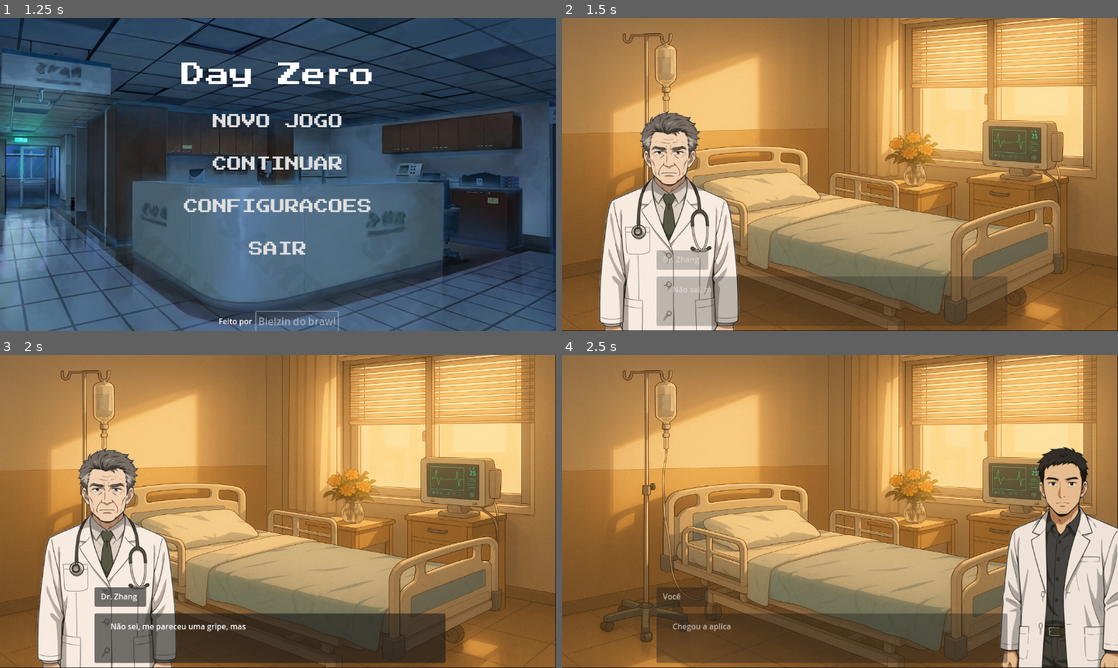
Above: before the commit, frames 1-4 (two rows, left to right).
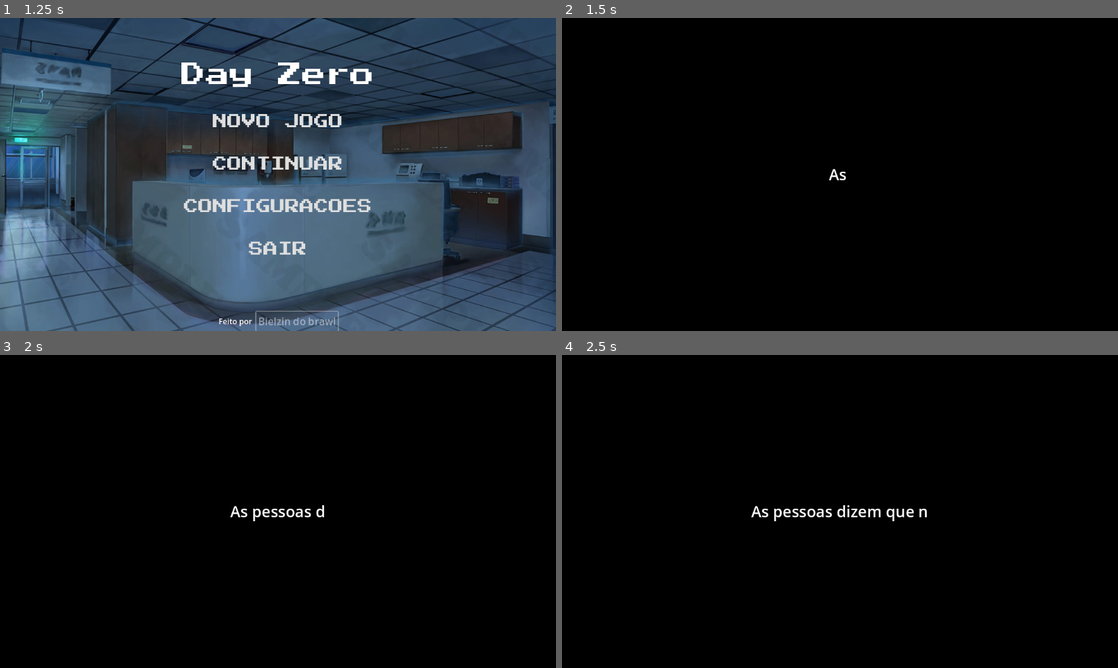
Above: after the commit, the same moments.

Repository: pmas98/Trabalho-Unifor-Jogos
Game: Godot game, scene res://Menu/Menu.tscn
Same seed, same stepped clock (60 frames per second), same inputs: the game is played once before the commit and once after it.
Inputs (mouse positions are in pixels of both pictures, inside the frame that each line leads up to):
- Up to frame 1 (1.25 s): click "Bielzin do brawl" at 0.5 s
- Up to frame 2 (1.5 s): click "CONTINUAR" at 1.25 s
- Up to frame 3 (2 s): no input
- Up to frame 4 (2.5 s): tap Enter (ui_accept) at 2, 2.27 s; move the mouse to (962, 495) at 2.02 s; click (962, 495) at 2.17 s

Frame 1 is identical in both runs. In frame 2, 100% of the frame differs, in the area x 0-100%, y 0-100%; in frame 3, 100%; in frame 4, 100%.

Commit message:
Enhance Chapter 1 dialogue and minigame features
- Added new highlighted scenes in dialogues.json with corresponding text and audio.
- Updated chapter_1.gd to manage highlight elements and scene transitions more effectively.
- Improved UI layout in Chapter1.tscn for the highlight label and background.
- Translated key dialogue text in the symptoms minigame for better localization.
- Refined logic for transitioning between highlighted scenes and minigames based on player interactions.

Diff:
--- a/Chapters/Chapter1/Chapter1.tscn
+++ b/Chapters/Chapter1/Chapter1.tscn
@@ -28,49 +28,40 @@
 [node name="DialogueBase" parent="." instance=ExtResource("1_oljnv")]
 
 [node name="HighlightLabel" type="Control" parent="."]
+visible = false
 layout_mode = 1
 anchors_preset = 15
 anchor_right = 1.0
 anchor_bottom = 1.0
 grow_horizontal = 2
 grow_vertical = 2
+mouse_filter = 1
 
 [node name="ColorRect" type="ColorRect" parent="HighlightLabel"]
-z_index = -1
 layout_mode = 1
 anchors_preset = 15
 anchor_right = 1.0
 anchor_bottom = 1.0
 grow_horizontal = 2
 grow_vertical = 2
-color = Color(0, 0, 0, 0.8)
+color = Color(0, 0, 0, 1)
 
-[node name="CenterContainer" type="CenterContainer" parent="HighlightLabel"]
+[node name="Label" type="Label" parent="HighlightLabel"]
 layout_mode = 1
-anchors_preset = 15
-anchor_right = 1.0
-anchor_bottom = 1.0
+anchors_preset = 8
+anchor_left = 0.5
+anchor_top = 0.5
+anchor_right = 0.5
+anchor_bottom = 0.5
+offset_left = -400.0
+offset_top = -100.0
+offset_right = 400.0
+offset_bottom = 100.0
 grow_horizontal = 2
 grow_vertical = 2
-size_flags_horizontal = 6
-size_flags_vertical = 6
-
-[node name="MarginContainer" type="MarginContainer" parent="HighlightLabel/CenterContainer"]
-layout_mode = 2
-size_flags_horizontal = 6
-size_flags_vertical = 6
-theme_override_constants/margin_left = 40
-theme_override_constants/margin_top = 20
-theme_override_constants/margin_right = 40
-theme_override_constants/margin_bottom = 20
-
-[node name="Label" type="Label" parent="HighlightLabel/CenterContainer/MarginContainer"]
-custom_minimum_size = Vector2(400, 100)
-layout_mode = 2
-size_flags_horizontal = 6
-size_flags_vertical = 6
 theme_override_colors/font_color = Color(1, 1, 1, 1)
-theme_override_font_sizes/font_size = 20
+theme_override_font_sizes/font_size = 32
+text = "Text"
 horizontal_alignment = 1
 vertical_alignment = 1
 autowrap_mode = 2
--- a/Chapters/Chapter1/chapter_1.gd
+++ b/Chapters/Chapter1/chapter_1.gd
@@ -5,7 +5,9 @@
 @onready var save_system = get_node("/root/SaveSystem")
 @onready var background_node = $BackgroundGame
 @onready var interactive_background = $InteractiveBackground
-@onready var highlight_label = $HighlightLabel/CenterContainer/MarginContainer/Label  # Updated path to the label
+@onready var highlight_label = $HighlightLabel/Label  # Updated path to just the Label
+@onready var highlight_background = $HighlightLabel/ColorRect  # Add reference to background
+@onready var highlight_container = $HighlightLabel  # Add reference to container
 @onready var text_reveal_timer = $TextRevealTimer  # Add timer reference
 
 # Storage for all chapters/scenes parsed from JSON
@@ -39,20 +41,25 @@
 	dialogue.choice_made.connect(_on_choice_made)
 	interactive_background.area_clicked.connect(_on_interactive_area_clicked)
 
-	# Initialize highlight label
-	highlight_label.hide()
+	# Initialize highlight elements
+	highlight_container.hide()
+	highlight_label.text = ""
+
+	# Make sure the highlight container can receive input
+	highlight_container.mouse_filter = Control.MOUSE_FILTER_STOP
 
 	# Load saved game if exists
 	save_system.load_game()  # This loads the data into save_system's variables
 
 	# Check if we're returning from the minigame
 	if save_system.has_flag("completed_intro"):
-		# If we've completed the intro, start at scene 1
+		# If we've completed the intro, start at scene 1 (now this logic might need adjustment depending on where you want to return)
 		cur_chapter = save_system.current_chapter
-		cur_scene_id = 1
-		start_scene_by_id(1)
-	else:
-		# If we haven't completed the intro, start at scene 0
+		# We can decide where to continue after the minigame, for now, let's go to scene 2.
+		cur_scene_id = 2
+		start_scene_by_id(2)
+	else:
+		# If we haven't completed the intro, start at the saved scene or scene 0
 		if save_system.current_chapter >= 0 and save_system.current_scene_id >= 0:
 			cur_chapter = save_system.current_chapter
 			cur_scene_id = save_system.current_scene_id
@@ -82,16 +89,17 @@
 	dialogue.hide()
 	background_node.hide()
 
-	# Store the full text and reset reveal variables
+	# Set up text reveal
 	full_text = scene.get("text", "")
 	current_text_length = 0
+	highlight_label.text = ""
+	highlight_container.show()
+
+	# Make sure the highlight container can receive input
+	highlight_container.mouse_filter = Control.MOUSE_FILTER_STOP
+
+	# Start text reveal
 	is_revealing_text = true
-
-	# Configure highlight label
-	highlight_label.text = ""  # Start with empty text
-	highlight_label.show()
-
-	# Start the text reveal timer
 	text_reveal_timer.wait_time = reveal_speed
 	text_reveal_timer.start()
 
@@ -116,6 +124,17 @@
 	else:
 		text_reveal_timer.stop()
 		is_revealing_text = false
+		# The user can now click to continue, which will fire _on_dialogue_finished
+		# The old flag logic is kept as requested, setting the flag after the text is revealed.
+		if cur_scene_id == 1:
+			save_system.set_flag("completed_intro", true)
+			var save_info = {
+				"chapter": cur_chapter,
+				"scene_id": cur_scene_id,
+				"scene_path": "res://Chapters/Chapter1/Chapter1.tscn"
+			}
+			save_system.update_save_data(save_info)
+
 
 func start_scene_by_id(scene_id: int) -> void:
 	print("Starting scene with ID: ", scene_id)
@@ -147,7 +166,7 @@
 		return
 
 	# For non-highlighted scenes, proceed with normal dialogue
-	highlight_label.hide()
+	highlight_container.hide()
 	dialogue.show()
 	background_node.show()  # Make sure background is visible for normal scenes
 
@@ -176,119 +195,94 @@
 	save_system.update_save_data(save_info)
 
 func _on_dialogue_finished():
-	# If we're in a highlighted scene, we need to handle the click to continue
-	if find_scene_by_id(cur_scene_id).has("highlight") and find_scene_by_id(cur_scene_id)["highlight"] == true:
-		# Hide the highlight label
-		highlight_label.hide()
-		# Show the dialogue UI again for the next scene
-		dialogue.show()
-
 	print("Dialogue finished for scene: ", cur_scene_id)
 
-	# If we have a next scene ID set (from a choice), use that
+	var current_scene = find_scene_by_id(cur_scene_id)
+
+	# Se uma escolha foi feita, ela já definiu o next_scene_id.
 	if next_scene_id >= 0:
 		print("Using next scene from choice: ", next_scene_id)
 		start_scene_by_id(next_scene_id)
-		next_scene_id = -1  # Reset the next scene ID
-		return
-
-	# Get the current scene data
-	var current_scene = find_scene_by_id(cur_scene_id)
-
-	# Check for special scene transitions
+		next_scene_id = -1  # Reseta o ID da próxima cena
+		return
+
+	# Verifica se há uma "next_scene" definida no JSON para transições lineares.
 	if current_scene.has("next_scene"):
 		var next_scene = current_scene.next_scene
-		if next_scene is String and next_scene == "minigame_symptoms":
-			print("Transitioning to symptoms minigame")
-			# Set the flag indicating we've completed the intro
-			save_system.set_flag("completed_intro", true)
-			# Save current progress before transitioning
-			var save_info = {
-				"chapter": cur_chapter,
-				"scene_id": cur_scene_id,
-				"scene_path": "res://Chapters/Chapter1/Chapter1.tscn"
-			}
-			save_system.update_save_data(save_info)
-			# Change to the minigame scene
-			get_tree().change_scene_to_file("res://Minigames/symptoms.tscn")
-			return
-		elif next_scene is int:
+		if next_scene is int:
 			print("Using next scene from current scene: ", next_scene)
 			start_scene_by_id(next_scene)
 			return
 
-	# If the scene has interactive areas, don't auto-transition
-	# Wait for the player to click an area
+	# Se a cena tem áreas interativas, espera pela ação do jogador.
 	if current_scene.has("interactive_areas") and not current_scene["interactive_areas"].is_empty():
 		print("Scene has interactive areas, waiting for player input")
 		return
 
-	# Otherwise, try to find the next scene in sequence
-	# that matches our current path's requirements
-	var next_scene_id = cur_scene_id + 1
-	while true:
-		var next_scene = find_scene_by_id(next_scene_id)
-		if next_scene.is_empty():
-			print("No more scenes in sequence")
-			break
-
-		# Check if this scene has any requirements
-		if next_scene.has("requires_flag"):
-			# If we have the required flag, show this scene
-			if dialogue.active_flags.has(next_scene.requires_flag):
-				print("Found next valid scene with required flag: ", next_scene_id)
-				start_scene_by_id(next_scene_id)
-				return
-		else:
-			# If no requirements, show this scene
-			print("Found next valid scene without requirements: ", next_scene_id)
-			start_scene_by_id(next_scene_id)
-			return
-
-		next_scene_id += 1
-
+	# Lógica fallback para encontrar a próxima cena na sequência
+	var next_sequential_id = cur_scene_id + 1
+	# ... (o resto da função pode permanecer como está)
 func _on_choice_made(scene_id: int) -> void:
 	print("Choice made, transitioning to scene: ", scene_id)
 	next_scene_id = scene_id  # Store the next scene ID
 	start_scene_by_id(scene_id)
 
 func _on_interactive_area_clicked(area_id: String) -> void:
-	# If we're revealing text, clicking should show the full text immediately
+	# Se o texto estiver sendo revelado, o primeiro clique irá completá-lo instantaneamente.
 	if is_revealing_text:
-		highlight_label.text = full_text
 		text_reveal_timer.stop()
 		is_revealing_text = false
-		return
-
-	print("\n=== Interactive Area Clicked ===")
+		highlight_label.text = full_text
+		# Não retorne aqui. Deixe a lógica continuar para que o primeiro clique
+		# também possa acionar a transição, tornando a experiência mais fluida.
+
+	var current_scene = find_scene_by_id(cur_scene_id)
+
+	# LÓGICA CORRIGIDA: Verifica se estamos em uma cena 'highlight'.
+	if current_scene.has("highlight") and current_scene["highlight"] == true:
+		# Se a cena de highlight deve chamar um minigame, faça isso.
+		if current_scene.has("trigger_minigame"):
+			var minigame_name = current_scene["trigger_minigame"]
+			if minigame_name == "symptoms":
+				print("Transitioning to symptoms minigame from highlight scene")
+				get_tree().change_scene_to_file("res://Minigames/symptoms.tscn")
+				return # Transição feita, encerra a função.
+
+		# Se não houver minigame, vá para a próxima cena definida no JSON.
+		elif current_scene.has("next_scene"):
+			start_scene_by_id(current_scene.next_scene)
+			return # Transição feita, encerra a função.
+
+	# O código abaixo só será executado para cenas normais com áreas interativas definidas.
+	print("\n=== Interactive Area Clicked (Standard Scene) ===")
 	print("Area ID clicked: ", area_id)
-	print("Current scene ID before transition: ", cur_scene_id)
-
-	var current_scene = find_scene_by_id(cur_scene_id)
-	print("Current scene data: ", current_scene)
-	print("Current scene ID from data: ", current_scene.get("id", "no id"))
 
 	if current_scene.has("interactive_areas"):
-		print("\nInteractive areas in current scene:")
 		for area in current_scene["interactive_areas"]:
-			print("\nArea details:")
-			print("- ID: ", area.id)
-			print("- Next scene: ", area.get("next_scene", "none"))
-			print("- Full area data: ", area)
-
 			if area.id == area_id:
-				print("\nMATCH FOUND!")
-				print("Area ID matches clicked area: ", area_id)
 				if area.has("next_scene"):
 					print("Transitioning to scene: ", area.next_scene)
 					start_scene_by_id(area.next_scene)
-					print("Scene transition completed")
 					return
-				else:
-					print("ERROR: Matching area has no next_scene defined")
-			else:
-				print("Area ID does not match: ", area.id, " != ", area_id)
-	else:
-		print("ERROR: Current scene has no interactive_areas")
+
 	print("WARNING: No next scene found for area: ", area_id)
 	print("=== End of Interactive Area Click ===\n")
+
+func _input(event: InputEvent) -> void:
+	if event is InputEventMouseButton and event.pressed and event.button_index == MOUSE_BUTTON_LEFT:
+		var current_scene = find_scene_by_id(cur_scene_id)
+
+		# If we're in a highlighted scene and the text is fully revealed
+		if current_scene.has("highlight") and current_scene["highlight"] == true and not is_revealing_text:
+			# If the scene has a minigame trigger
+			if current_scene.has("trigger_minigame"):
+				var minigame_name = current_scene["trigger_minigame"]
+				if minigame_name == "symptoms":
+					print("Transitioning to symptoms minigame from highlight scene")
+					get_tree().change_scene_to_file("res://Minigames/symptoms.tscn")
+					return
+
+			# If no minigame, proceed to next scene
+			if current_scene.has("next_scene"):
+				start_scene_by_id(current_scene["next_scene"])
+				return
--- a/Minigames/symptoms.gd
+++ b/Minigames/symptoms.gd
@@ -1110,7 +1110,7 @@
 
 	# Create a label with centered text and autowrap
 	var message_label = Label.new()
-	message_label.text = "On December 31, 2019, the first case of COVID-19 was confirmed, marking the beginning of a global pandemic."
+	message_label.text = "E assim começou, no dia 14 de Dezembro de 2019, um dos primeiros casos de COVID-19, marcando o início de uma pandemia global."
 	message_label.horizontal_alignment = HORIZONTAL_ALIGNMENT_CENTER
 	message_label.vertical_alignment = VERTICAL_ALIGNMENT_CENTER
 
--- a/dialogues.json
+++ b/dialogues.json
@@ -4,36 +4,57 @@
 	  "scenes": [
 		{
 		  "id": 0,
+		  "highlight": true,
+		  "text": "As pessoas dizem que nunca se sabe quando sua vida vai mudar, que o futuro não está escrito. Mas naquele dia... naquele dia eu vi o meu próprio futuro sendo escrito.",
+		  "transition": "fade_in",
+		  "position": "center",
+		  "audio": "res://Assets/Audio/BGM/bgm_hospital.ogg",
+		  "next_scene": 1
+		},
+		{
+		  "id": 1,
+		  "highlight": true,
+		  "text": "Eu entrei para o meu plantão semanal, parecia ser apenas mais um dia normal. Cheguei e comecei a atender pacientes.",
+		  "background": "res://Assets/CorredorHospitalar.png",
+		  "speaker": "Você",
+		  "transition": "fade_in",
+		  "position": "center",
+		  "audio": "res://Assets/Audio/BGM/bgm_tension.ogg",
+		  "next_scene": 2,
+		  "trigger_minigame": "symptoms"
+		},
+		{
+		  "id": 2,
 		  "background": "res://Assets/QuartoPacienteSozinho.png",
 		  "speaker": "Dr. Zhang",
 		  "text": "Não sei, me pareceu uma gripe, mas nenhuma gripe causa isso nos pulmões... nenhuma que não tenha sido erradicada pelo menos.",
 		  "sprite": "res://Assets/ZhangYu_main.png",
 		  "transition": "fade_in",
 		  "position": "left",
-		  "next_scene": 1
-		},
-		{
-		  "id": 1,
+		  "next_scene": 3
+		},
+		{
+		  "id": 3,
 		  "background": "res://Assets/QuartoPacienteSozinho.png",
 		  "speaker": "Você",
 		  "text": "Chegou a aplicar o protocolo de pneumonia?",
 		  "sprite": "res://Assets/main_char.png",
 		  "transition": "fade_in",
 		  "position": "right",
-		  "next_scene": 2
-		},
-		{
-		  "id": 2,
+		  "next_scene": 4
+		},
+		{
+		  "id": 4,
 		  "background": "res://Assets/QuartoPacienteSozinho.png",
 		  "speaker": "Dr. Zhang",
 		  "text": "Dr. Liu, eu tenho 32 anos de plantão, acredite, eu conheço casos de pneumonia. E me parece que esse não vai ser o único caso de hoje. Vem cá, vou te mostrar o resultado do Raio X.",
 		  "sprite": "res://Assets/ZhangYu_main.png",
 		  "transition": "fade_in",
 		  "position": "left",
-		  "next_scene": 3
-		},
-		{
-		  "id": 3,
+		  "next_scene": 5
+		},
+		{
+		  "id": 5,
 		  "background": "res://Assets/SalaRaio-x.png",
 		  "speaker": "Dr. Zhang",
 		  "text": "Não tem nada parecido com isso, existe um padrão nos pulmões, mas nenhum teste dá positivo.",
